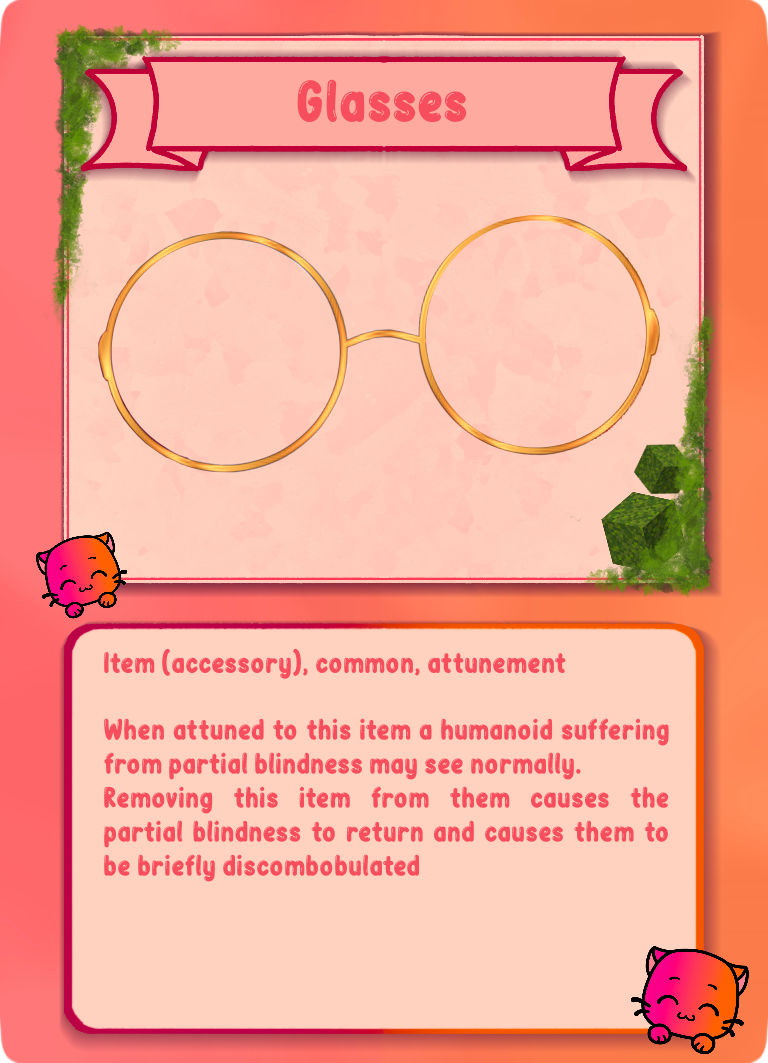
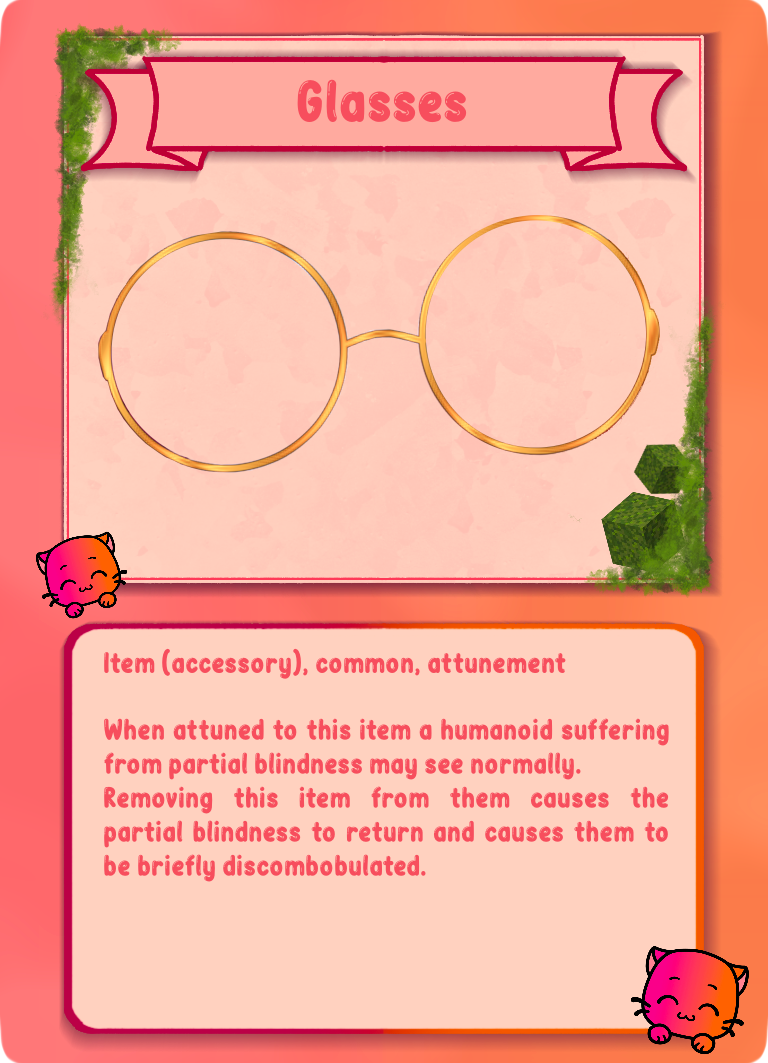
Before/after of a w=768, h=1063 layered artwork. What changed in the layer stack:
painted on "Item (accessory), common, attu..." over (421, 871, 426, 876)
